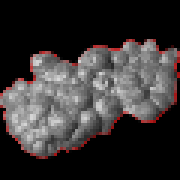
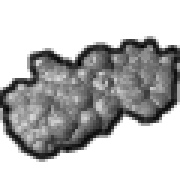
Revision of a layered (180, 180) image; what changed, layer by layer:
showed "outline", painted on it over [0, 36, 180, 162]
hid "reflection" over [0, 39, 180, 156]
hid "color 1" over [0, 39, 180, 159]
hid "bg" over [0, 0, 180, 180]
